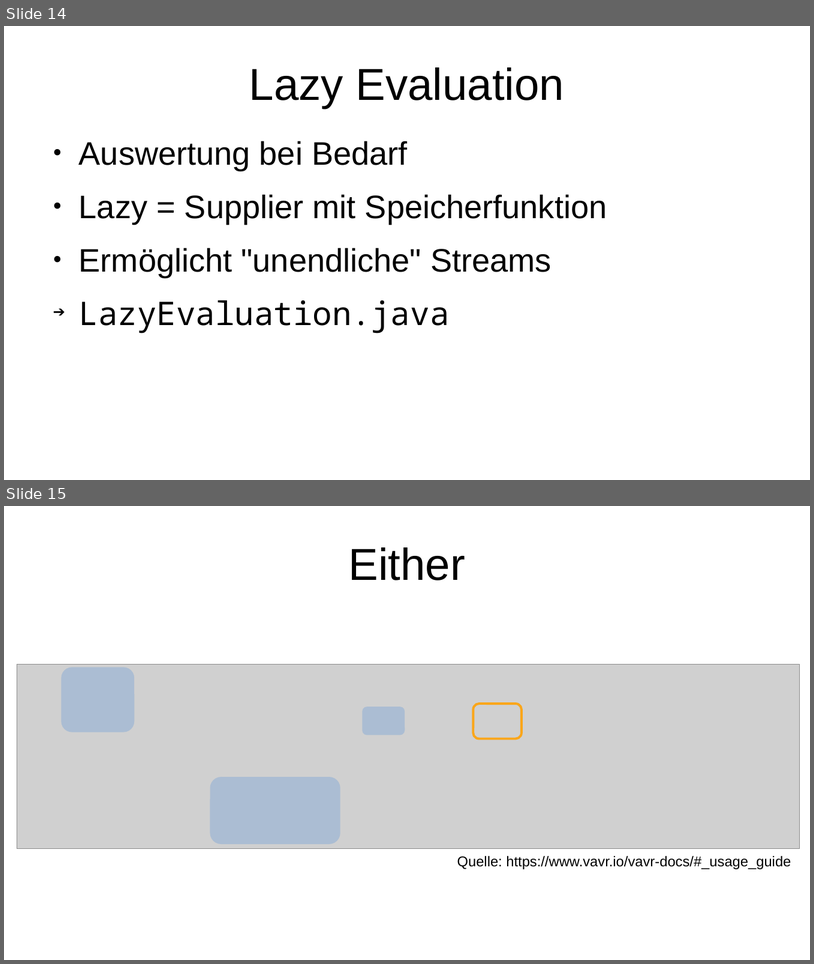
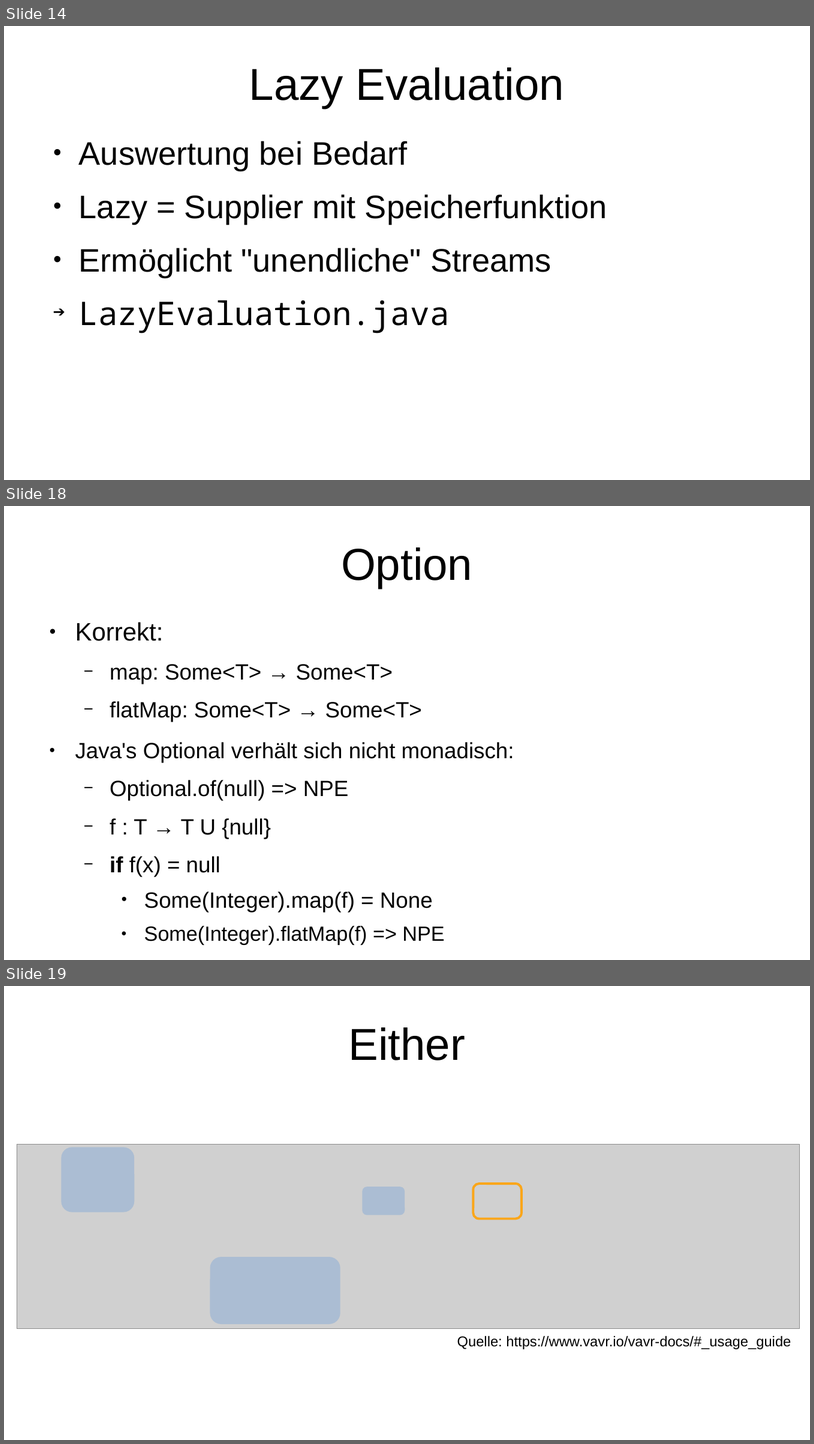
Before and after one commit to p3et/vavr-demo, a slide deck: coffee talk.odp. Shown one above the other, each under a label of ours: slides 14 and 15 before the commit, slides 14, 18 and 19 after it; the slides between them are not shown. The pictures are 814x964 and 814x1444 pixels, drawn with LibreOffice and Linux fonts; fonts in the diff are those of the drawing; grey boxes stand for pictures. Boxes give left, top, right and bottom in pixels: in the first picture for what was removed or moved away, otherwise in the second. Text is boxed around its words. In the diff, an @@ line names an element or a change of style, - is before the commit and + after.

Commit message:
option, monads

```diff
--- a/coffee talk.odp
+++ b/coffee talk.odp
@@ slide 18 added at box(4, 506, 810, 960), background #FFFFFF @@
@@ title added at box(341, 547, 473, 588), 44 pt, text #000000 @@
+Option
@@ text added at box(75, 622, 515, 945), 21.7 pt, text #000000 @@
+● Korrekt:
+  − map: Some<T> → Some<T>
+  − flatMap: Some<T> → Some<T>
+● Java's Optional verhält sich nicht monadisch:
+  − Optional.of(null) => NPE
+  − f : T → T U {null}
+  − if f(x) = null
+    ● Some(Integer).map(f) = None
+    ● Some(Integer).flatMap(f) => NPE
@@ what was slide 15 is now slide 19 @@
```
Also in this commit, not shown: 3 other slides added, 1 other file.
